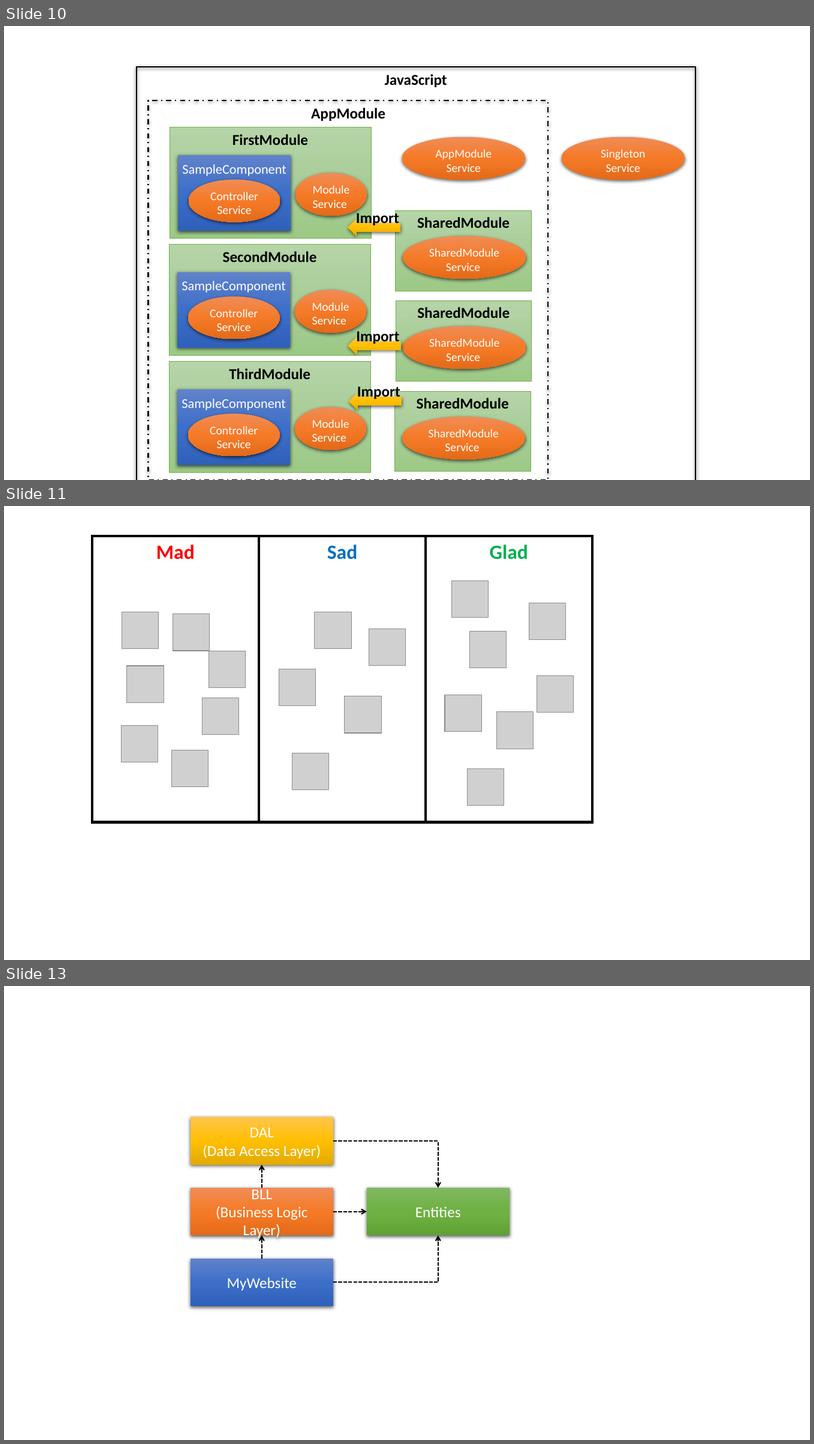
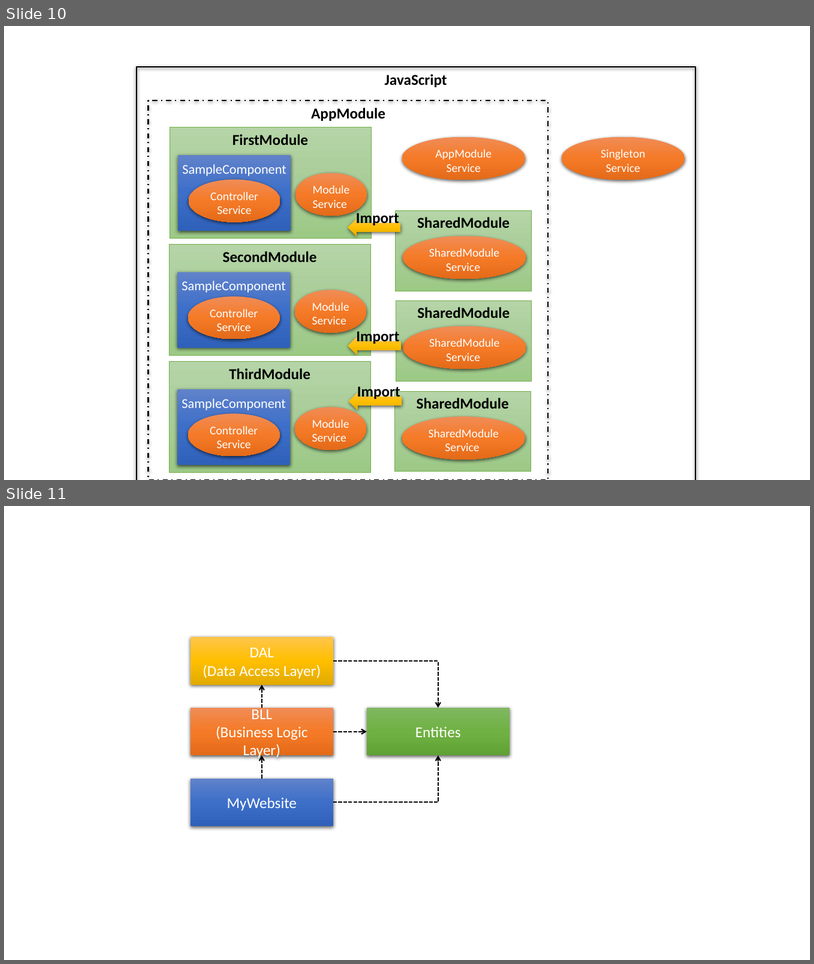
Before and after one commit to johnwu1114/blog-johnwu-cc, a slide deck: source/_assets/ironman.pptx. Shown one above the other, each under a label of ours: slides 10, 11 and 13 before the commit, slides 10 and 11 after it; the slides between them are not shown. The pictures are 814x1444 and 814x964 pixels, drawn with LibreOffice and Linux fonts; fonts in the diff are those of the drawing; grey boxes stand for pictures. Boxes give left, top, right and bottom in pixels: in the first picture for what was removed or moved away, otherwise in the second. Text is boxed around its words. In the diff, an @@ line names an element or a change of style, - is before the commit and + after.

```diff
--- a/source/_assets/ironman.pptx
+++ b/source/_assets/ironman.pptx
@@ slide 11 removed at (4, 506, 810, 960), background #FFFFFF @@
@@ rectangle removed at (92, 536, 259, 822) @@
@@ rectangle removed at (259, 536, 426, 822) @@
@@ rectangle removed at (426, 536, 593, 822) @@
@@ text removed at (156, 544, 195, 559) @@
-Mad
@@ text removed at (327, 544, 357, 559) @@
-Sad
@@ text removed at (490, 544, 528, 559) @@
-Glad
@@ picture removed at (452, 580, 489, 618) @@
@@ picture removed at (122, 612, 159, 649) @@
@@ picture removed at (173, 613, 210, 651) @@
@@ picture removed at (315, 612, 352, 649) @@
@@ picture removed at (529, 603, 566, 640) @@
@@ picture removed at (369, 629, 406, 666) @@
@@ picture removed at (470, 631, 507, 668) @@
@@ picture removed at (127, 666, 164, 703) @@
@@ picture removed at (209, 651, 246, 687) @@
@@ picture removed at (279, 669, 316, 706) @@
@@ picture removed at (537, 675, 574, 712) @@
@@ picture removed at (203, 698, 239, 735) @@
@@ picture removed at (345, 696, 381, 733) @@
@@ picture removed at (445, 695, 482, 732) @@
@@ picture removed at (497, 712, 534, 748) @@
@@ picture removed at (122, 725, 158, 762) @@
@@ picture removed at (171, 750, 209, 787) @@
@@ picture removed at (293, 753, 329, 790) @@
@@ picture removed at (467, 769, 504, 805) @@
@@ what was slide 13 is now slide 11 @@
```
Also in this commit, not shown: 1 slide added, 2 other slides removed, 11 other files.
